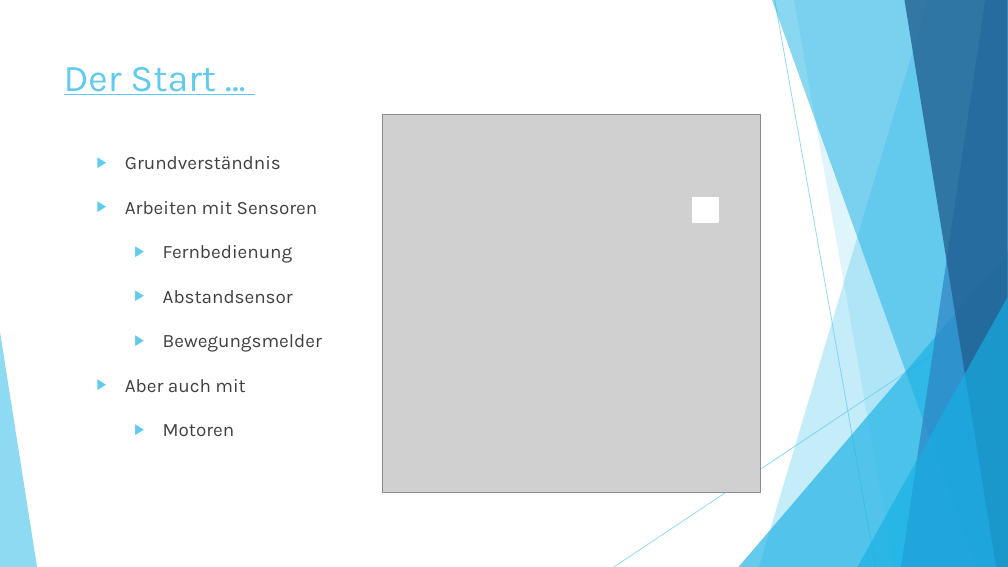
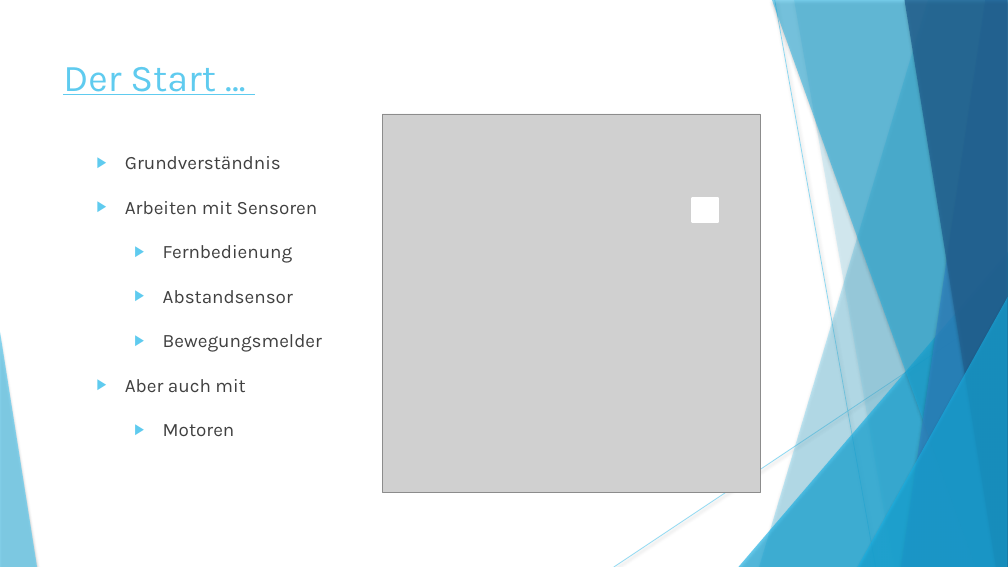
Before and after one commit to rinnerfabian/unistuff, a slide deck: slide 2 of 5. Semester/IoT/iot/powerPoint.pptx. Drawn at 1008x567 pixels with LibreOffice and Linux fonts; fonts in the diff are those of the drawing; grey boxes stand for pictures. Boxes give left, top, right and bottom in pixels: in the first picture for what was removed or moved away, otherwise in the second. Text is boxed around its words. In the diff, an @@ line names an element or a change of style, - is before the commit and + after.

Commit message:
pp

```diff
--- a/5. Semester/IoT/iot/powerPoint.pptx
+++ b/5. Semester/IoT/iot/powerPoint.pptx
@@ line (775, 0) - (876, 567): stroke #5FCBEF 0.75 pt to #5FCBEF 0.74 pt @@
@@ freeform shape at [794, 0, 1008, 567]: shadow on; outline redrawn @@
@@ text "Grundverständnis" at [125, 156, 322, 436]: indent changed @@
@@ line (1008, 305) - (614, 567): stroke #5FCBEF 0.75 pt to #5FCBEF 0.74 pt @@
@@ shadow on in 7 elements at [759, 0, 1008, 567], [739, 252, 1008, 567], [772, 0, 1008, 567], [901, 0, 1008, 567], [904, 0, 1008, 567], [858, 297, 1008, 567], [0, 332, 37, 567] @@
```
Also in this commit, not shown: 17 other slides changed, 1 slide added, 1 slide removed.
